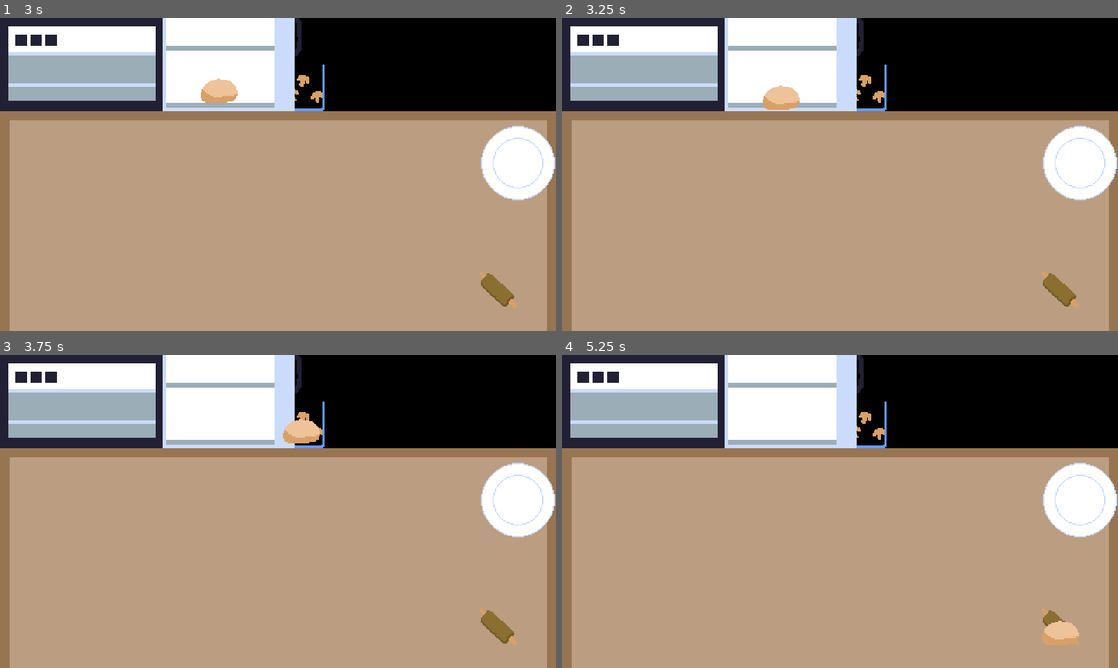
Above: before the commit, frames 1-4 (two rows, left to right).
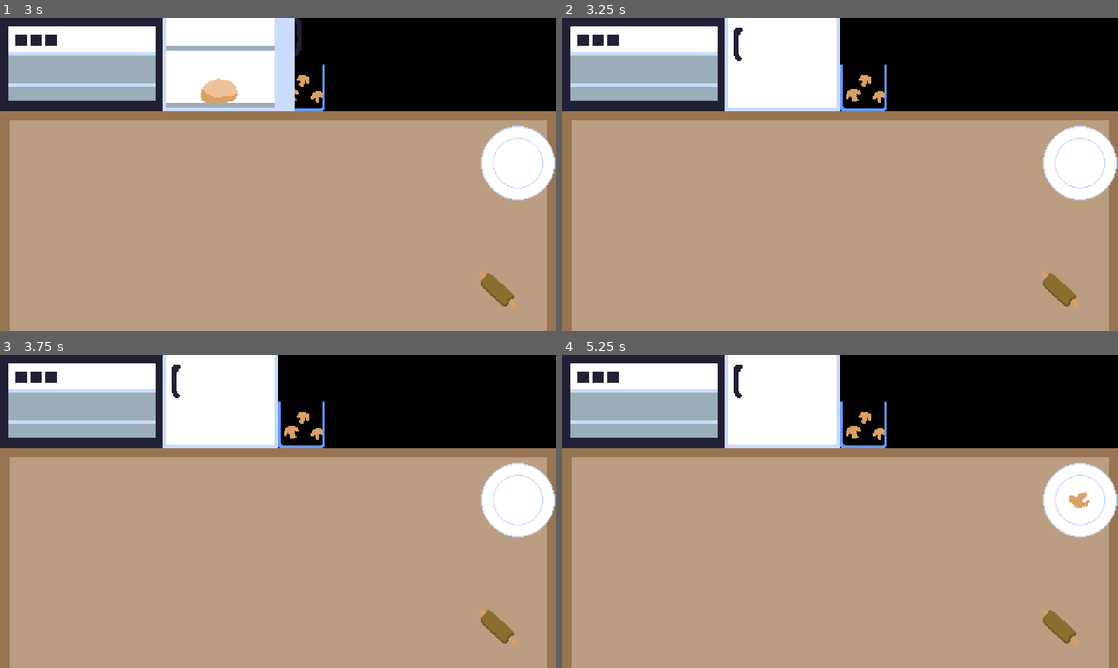
Above: after the commit, the same moments.

Repository: martindzejky/pizza-game
Game: Godot game, scene res://scenes/start.tscn
Same seed, same stepped clock (60 frames per second), same inputs: the game is played once before the commit and once after it.
Inputs (mouse positions are in pixels of both pictures, inside the frame that each line leads up to):
- Up to frame 1 (3 s): click "Start" at 0.5 s; tap Enter at 1.25, 2.75 s; move the mouse to (83, 64) at 1.27 s; click (83, 64) at 1.42 s; tap Space at 2 s; move the mouse to (222, 64) at 2.02 s; click (222, 64) at 2.17 s; move the mouse to (216, 89) at 2.77 s; click (216, 89) at 2.92 s
- Up to frame 2 (3.25 s): no input
- Up to frame 3 (3.75 s): tap Space at 3.5 s; move the mouse to (300, 423) at 3.52 s; click (300, 423) at 3.67 s
- Up to frame 4 (5.25 s): tap Enter at 4.25 s; move the mouse to (1079, 498) at 4.27 s; click (1079, 498) at 4.42 s; tap Space at 5 s; move the mouse to (1062, 627) at 5.02 s; click (1062, 627) at 5.17 s

Frame 1 is identical in both runs. In frame 2, 2.0% of the frame differs, in the area x 29-55%, y 0-30%; in frame 3, 2.0%; in frame 4, 2.2%, in the area x 29-95%, y 0-93%.

Commit message:
add table which drops objects from hand

Diff:
--- /dev/null
+++ b/objects/table/table.gd
@@ -0,0 +1,14 @@
+extends Sprite2D
+
+
+func _onInputEvent(viewport: Node, event: InputEvent, shapeId: int) -> void:
+    if viewport.is_input_handled(): return
+
+    if event is InputEventMouseButton:
+        if event.button_index == MOUSE_BUTTON_LEFT:
+            if not event.pressed:
+                viewport.set_input_as_handled()
+                print("table")
+
+                if not Hand.isEmpty():
+                    Hand.drop()
--- /dev/null
+++ b/objects/table/table.tscn
@@ -0,0 +1,30 @@
+[gd_scene load_steps=6 format=3 uid="uid://dwx6pe72g61d1"]
+
+[ext_resource type="Texture2D" uid="uid://dey134524wtmg" path="res://sprites/table.png" id="1_qoc6o"]
+[ext_resource type="PackedScene" uid="uid://fx24ebvovfv4" path="res://objects/plate/plate.tscn" id="2_eynit"]
+[ext_resource type="Script" path="res://objects/table/table.gd" id="2_vk3s4"]
+[ext_resource type="PackedScene" uid="uid://b1jgjnmmcqyjw" path="res://objects/dough-tool/dough-tool.tscn" id="3_fm40i"]
+
+[sub_resource type="RectangleShape2D" id="RectangleShape2D_qmpfi"]
+size = Vector2(480, 200)
+
+[node name="table" type="Sprite2D" groups=["table"]]
+texture = ExtResource("1_qoc6o")
+centered = false
+script = ExtResource("2_vk3s4")
+
+[node name="clickArea" type="Area2D" parent="."]
+monitoring = false
+monitorable = false
+
+[node name="shape" type="CollisionShape2D" parent="clickArea"]
+position = Vector2(240, 100)
+shape = SubResource("RectangleShape2D_qmpfi")
+
+[node name="plate" parent="." instance=ExtResource("2_eynit")]
+position = Vector2(447, 45)
+
+[node name="dough-tool" parent="." instance=ExtResource("3_fm40i")]
+position = Vector2(430, 154)
+
+[connection signal="input_event" from="clickArea" to="." method="_onInputEvent"]
--- a/scenes/level.tscn
+++ b/scenes/level.tscn
@@ -1,11 +1,9 @@
-[gd_scene load_steps=7 format=3 uid="uid://dehfhkt6r8u7n"]
+[gd_scene load_steps=5 format=3 uid="uid://dehfhkt6r8u7n"]
 
 [ext_resource type="PackedScene" uid="uid://db820lg5ebwsq" path="res://objects/oven/oven.tscn" id="1_v5n6d"]
 [ext_resource type="PackedScene" uid="uid://dhrhb8gv5s7nu" path="res://objects/fridge/fridge.tscn" id="2_i6w8l"]
-[ext_resource type="Texture2D" uid="uid://dey134524wtmg" path="res://sprites/table.png" id="3_7mybh"]
 [ext_resource type="PackedScene" uid="uid://dn7bu1xyy7y4y" path="res://objects/mushroom-box/mushroom-box.tscn" id="3_x8ajh"]
-[ext_resource type="PackedScene" uid="uid://b1jgjnmmcqyjw" path="res://objects/dough-tool/dough-tool.tscn" id="5_pgbvw"]
-[ext_resource type="PackedScene" uid="uid://fx24ebvovfv4" path="res://objects/plate/plate.tscn" id="5_qji8x"]
+[ext_resource type="PackedScene" uid="uid://dwx6pe72g61d1" path="res://objects/table/table.tscn" id="4_tetf8"]
 
 [node name="level" type="Node"]
 
@@ -28,16 +26,8 @@
 [node name="mushroom-box" parent="top/boxes" instance=ExtResource("3_x8ajh")]
 position = Vector2(0, 40)
 
-[node name="table" type="Sprite2D" parent="." groups=["table"]]
+[node name="table" parent="." instance=ExtResource("4_tetf8")]
 position = Vector2(0, 80)
-texture = ExtResource("3_7mybh")
-centered = false
-
-[node name="plate" parent="table" instance=ExtResource("5_qji8x")]
-position = Vector2(447, 45)
-
-[node name="dough-tool" parent="table" instance=ExtResource("5_pgbvw")]
-position = Vector2(430, 154)
 
 [node name="hand" type="Node2D" parent="." groups=["hand"]]
 z_index = 10
